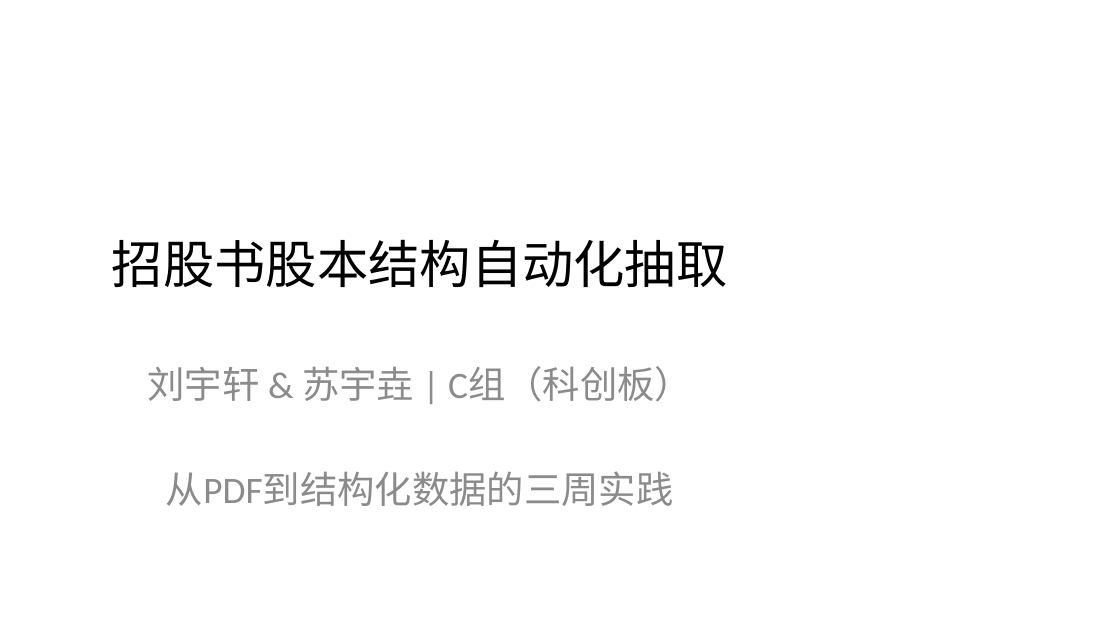
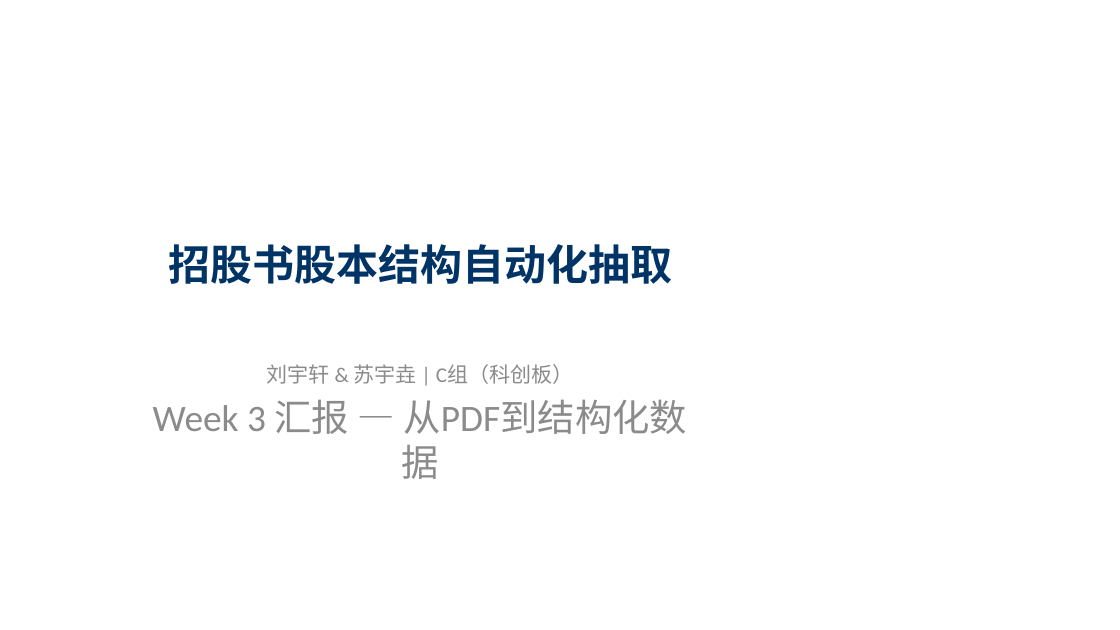
Before and after one commit to flyxx-pro/team-star, a slide deck: slide 1 of presentation/Week3_汇报_刘宇轩_苏宇垚.pptx. Drawn at 1120x630 pixels with LibreOffice and Linux fonts; fonts in the diff are those of the drawing. Boxes give left, top, right and bottom in pixels: in the first picture for what was removed or moved away, otherwise in the second. Text is boxed around its words. In the diff, an @@ line names an element or a change of style, - is before the commit and + after.

```diff
--- a/presentation/Week3_汇报_刘宇轩_苏宇垚.pptx
+++ b/presentation/Week3_汇报_刘宇轩_苏宇垚.pptx
@@ title "招股书股本结构自动化抽取" at [168,244,672,284]: size 44 to 36 pt, text colour #000000 to #003366, bold on @@
@@ subtitle at [267,364,573,384]: size 32 to 18 pt in "刘宇轩 & 苏宇垚 | C组（科创板）"; less space between paragraphs @@
@@ subtitle at [153,399,687,434]: text changed @@
-从PDF到结构化数据的三周实践
+Week 3 汇报 — 从PDF到结构化数据
```
Also in this commit, not shown: 5 other slides changed, 4 slides added, 4 slides removed, 2 other files.
